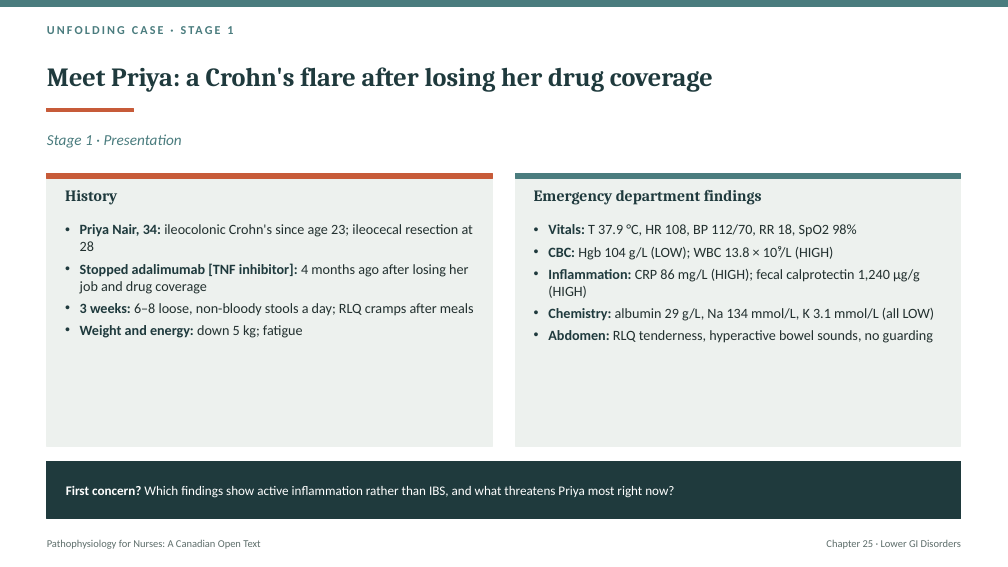
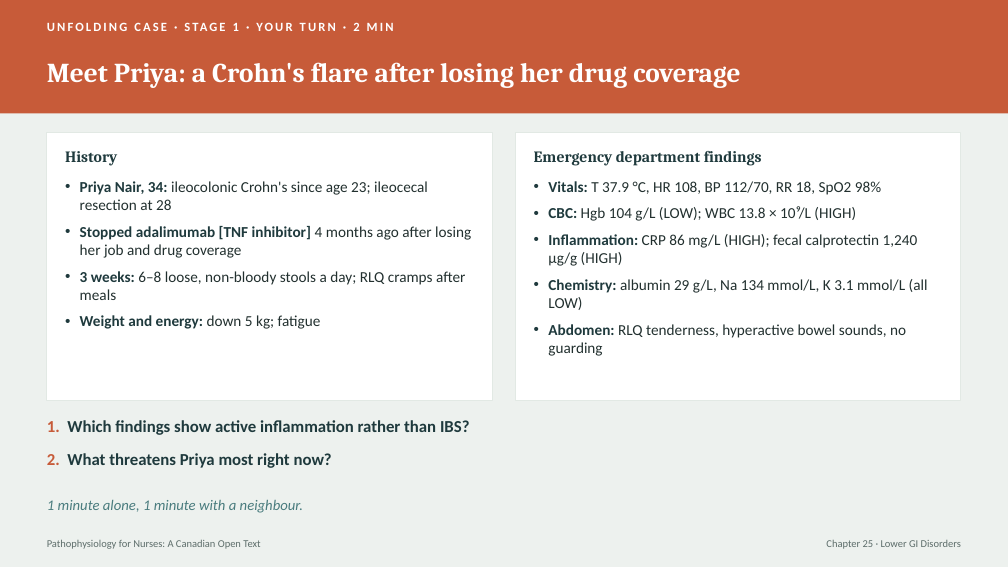
Before and after one commit to andrewleenl/opensourcenursing, a slide deck: slide 6 of Ch25_Lower_Gastrointestinal_Disorders_Lecture_Presentation.pptx (slide 4 before the commit). Drawn at 1008x567 pixels with LibreOffice and Linux fonts; fonts in the diff are those of the drawing. Boxes give left, top, right and bottom in pixels: in the first picture for what was removed or moved away, otherwise in the second. Text is boxed around its words. In the diff, an @@ line names an element or a change of style, - is before the commit and + after.

```diff
--- a/Ch25_Lower_Gastrointestinal_Disorders_Lecture_Presentation.pptx
+++ b/Ch25_Lower_Gastrointestinal_Disorders_Lecture_Presentation.pptx
@@ background #FFFFFF to #EDF1EE @@
@@ rectangle: place and size @@
-rectangle at <box>0,0,1008,7</box>
+rectangle at <box>0,0,1008,113</box>
@@ rectangle at <box>0,0,1008,113</box>: fill #4A7C7E to #C75B39; outline #4A7C7E 1 pt to none @@
@@ vertical alignment top to middle in 3 elements at <box>65,151,117,165</box>, <box>534,151,762,165</box>, <box>233,22,359,31</box> @@
@@ text at <box>233,22,359,31</box>: text changed; size 11.5 to 12 pt; text colour #4A7C7E to #FFFFFF @@
-UNFOLDING CASE · STAGE 1
+UNFOLDING CASE · STAGE 1 · YOUR TURN · 2 MIN
@@ title "Meet Priya: a Crohn's flare ..." at <box>47,62,740,88</box>: size 25 to 26 pt, text colour #1F3A3D to #FFFFFF @@
@@ rectangle removed at <box>47,109,134,112</box> @@
@@ rectangle: place and size @@
-rectangle at <box>47,174,492,446</box>
+rectangle at <box>47,132,492,401</box>
@@ rectangle at <box>47,132,492,401</box>: fill #EDF1EE to #FFFFFF; outline #EDF1EE 1 pt to #E2E9E4 1 pt @@
@@ text removed at <box>47,134,182,148</box> @@
-Stage 1 · Presentation
@@ rectangle: place and size @@
-rectangle at <box>516,174,961,446</box>
+rectangle at <box>516,132,961,401</box>
@@ rectangle at <box>516,132,961,401</box>: fill #EDF1EE to #FFFFFF; outline #EDF1EE 1 pt to #E2E9E4 1 pt @@
@@ rectangle removed at <box>47,174,492,178</box> @@
@@ rectangle removed at <box>516,174,961,178</box> @@
@@ 4 texts: place and size @@
-4 texts at <box>65,190,935,343</box>
+4 texts at <box>65,151,928,356</box>
@@ text "Vitals: T 37.9 °C, HR ..." at <box>548,181,928,356</box>: size 13.5 to 14.5 pt; more space between paragraphs @@
@@ text at <box>80,181,465,329</box>: size 13.5 to 14.5 pt in "Priya Nair, 34: ileocolonic Crohn's since age ...", "3 weeks: 6–8 loose, non-bloody stools a ...", "Weight and energy: down 5 kg; fatigue"; more space between paragraphs @@
@@ text at <box>80,226,471,258</box>: text changed; size 13.5 to 14.5 pt @@
-• Stopped adalimumab [TNF inhibitor]: 4 months ago after losing her job and drug coverage
+• Stopped adalimumab [TNF inhibitor] 4 months ago after losing her job and drug coverage
@@ text "1. Which findings show active ..." at <box>47,420,470,468</box>: vertical alignment middle to top @@
@@ text at <box>47,420,470,468</box>: text changed; size 12.5 to 16 pt; text colour #FFFFFF to #1F3A3D; bold on @@
-First concern? Which findings show active inflammation rather than IBS, and what threatens Priya most right now?
+1. Which findings show active inflammation rather than IBS?
+2. What threatens Priya most right now?
@@ rectangle removed at <box>47,461,961,519</box> @@
@@ text added at <box>47,500,303,513</box>, 14 pt, text #4A7C7E, italic @@
+1 minute alone, 1 minute with a neighbour.
```
Also in this commit, not shown: 29 other slides changed, 25 slides added, 20 slides removed, 2 other files.
